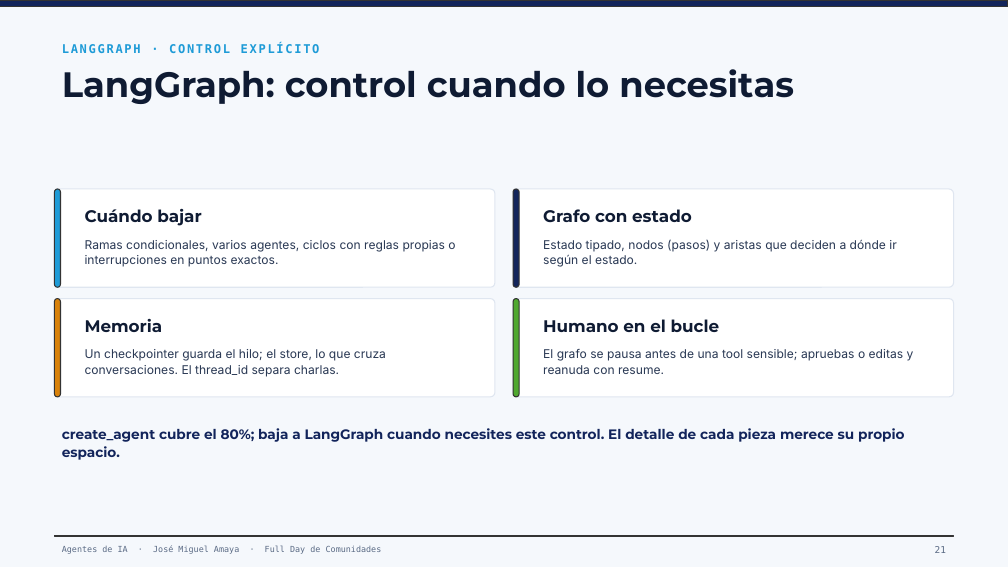
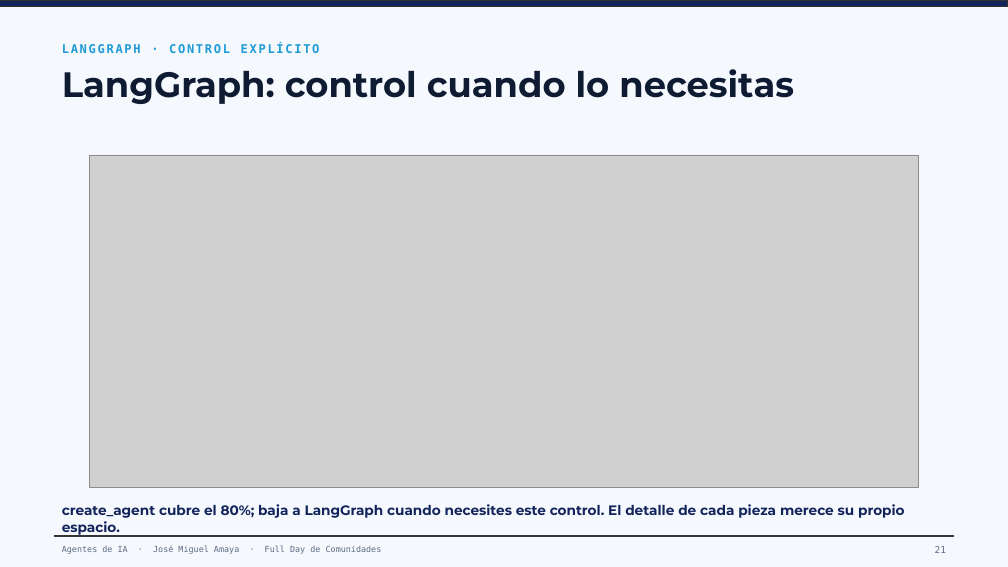
Before and after one commit to joseamaya/joseamaya.github.com, a slide deck: slide 21 of agentes-de-ia/agentes-intro.pptx. Drawn at 1008x567 pixels with LibreOffice and Linux fonts; fonts in the diff are those of the drawing; grey boxes stand for pictures. Boxes give left, top, right and bottom in pixels: in the first picture for what was removed or moved away, otherwise in the second. Text is boxed around its words. In the diff, an @@ line names an element or a change of style, - is before the commit and + after.

Commit message:
Add technical diagrams to AI Agents deck

```diff
--- a/agentes-de-ia/agentes-intro.pptx
+++ b/agentes-de-ia/agentes-intro.pptx
@@ picture added at [89, 155, 919, 488] @@
@@ rounded rectangle removed at [54, 189, 495, 287] @@
@@ rounded rectangle removed at [54, 189, 60, 287] @@
@@ text removed at [85, 209, 201, 226] @@
-Cuándo bajar
@@ rounded rectangle removed at [513, 189, 954, 287] @@
@@ rounded rectangle removed at [513, 189, 520, 287] @@
@@ text removed at [543, 209, 692, 223] @@
-Grafo con estado
@@ text removed at [543, 239, 896, 267] @@
-Estado tipado, nodos (pasos) y aristas que deciden a dónde ir según el estado.
@@ text removed at [85, 240, 455, 267] @@
-Ramas condicionales, varios agentes, ciclos con reglas propias o interrupciones en puntos exactos.
@@ rounded rectangle removed at [54, 299, 495, 397] @@
@@ rounded rectangle removed at [54, 299, 60, 397] @@
@@ rounded rectangle removed at [513, 299, 954, 397] @@
@@ rounded rectangle removed at [513, 299, 520, 397] @@
@@ text removed at [85, 319, 163, 332] @@
-Memoria
@@ text removed at [543, 319, 720, 332] @@
-Humano en el bucle
@@ text removed at [85, 349, 386, 377] @@
-Un checkpointer guarda el hilo; el store, lo que cruza conversaciones. El thread_id separa charlas.
@@ text removed at [543, 349, 914, 374] @@
-El grafo se pausa antes de una tool sensible; apruebas o editas y reanuda con resume.
@@ text "create_agent cubre el 80%; baja ...": place and size @@
-text "create_agent cubre el 80%; baja ..." at [62, 428, 905, 460]
+text "create_agent cubre el 80%; baja ..." at [62, 504, 905, 537]
```
Also in this commit, not shown: 6 other slides changed, 9 other files.
